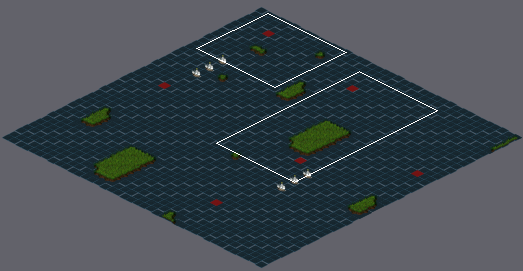
A Tiled map gets an edit: maps/test_map.tmx. The first picture is a wide view before the edit; the outline marks the close-up.
Close-up. The starting point:
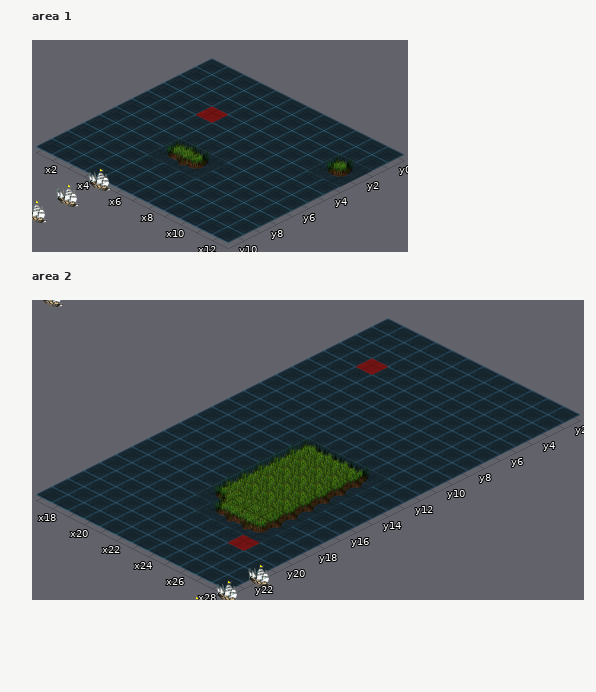
Cells are 64x32 px. Isometric: x runs down to the right, y down to the left. Shown: area 1 x 1..12, y 0..10; area 2 x 17..28, y 2..23. The commit also changed other parts of the map, which this record leaves out.
The result:
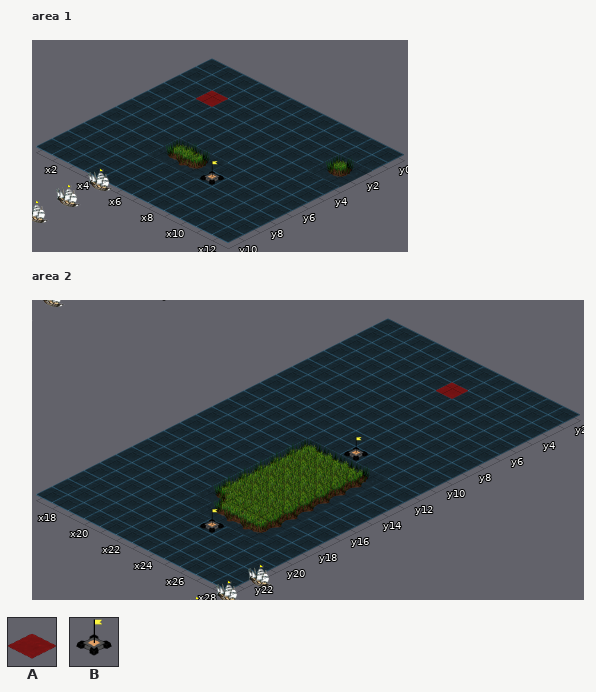
Key: from "Rocks": A 22; from "port_1_yellow": B 0.
_ is an empty cell, . an unchanged one.
Objects are placed by the point they stand on, in cells (3,4 is the top-left corner of cell 3,4); size is 1x1 cell unless given.
Diff:
--- layer "rocks", area 1
@@ x 3..4 @@
- 2 _.
- 3 .A
+ 2 A.
+ 3 ._
--- layer "ports_yellow" (now shown), area 1
+B "port_2" at 9,8 size 1x2
--- layer "rocks", area 2
@@ x 19..23 @@
- 4 ...._
- 5 A....
+ 4 ....A
+ 5 _....
@@ x 26..26 @@
-20 A
+20 _
--- layer "ports_green" (added), area 2
+B "port_1" at 25,12 size 1x2
+B "port_2" at 25,21 size 1x2
Pixel boxes of the changes (left, top, right, bottom) in both close-ups:
changed: (196, 90, 228, 123)
added: (200, 161, 224, 185)
removed: (356, 358, 388, 375)
added: (436, 382, 468, 399)
added: (344, 437, 368, 461)
changed: (200, 509, 260, 551)
